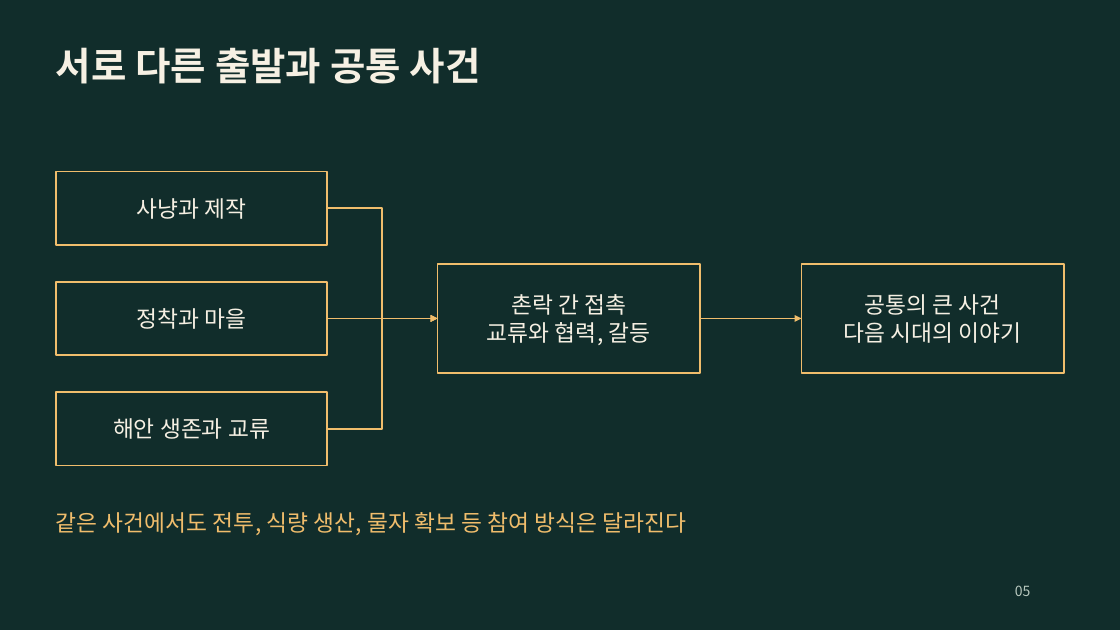
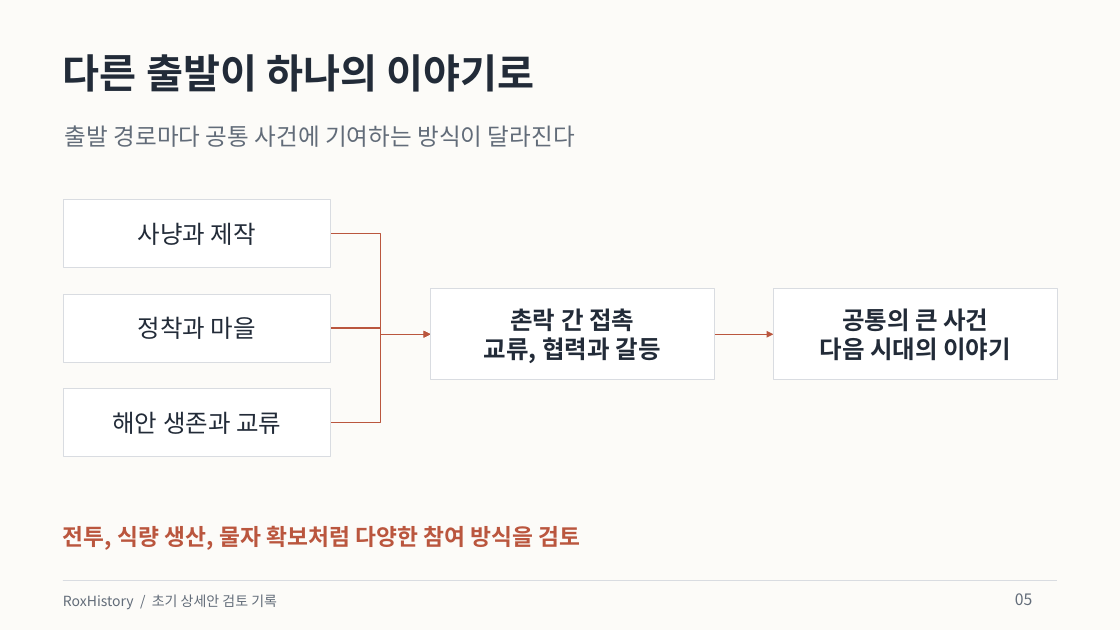
Before and after one commit to byungho-cho/roxhistory, a slide deck: slide 5 of presentations/RoxHistory_Overview_v0.1.pptx. Drawn at 1120x630 pixels with LibreOffice and Linux fonts; fonts in the diff are those of the drawing. Boxes give left, top, right and bottom in pixels: in the first picture for what was removed or moved away, otherwise in the second. Text is boxed around its words. In the diff, an @@ line names an element or a change of style, - is before the commit and + after.

Commit message:
design: refresh presentations with a light editorial style and concise copy

```diff
--- a/presentations/RoxHistory_Overview_v0.1.pptx
+++ b/presentations/RoxHistory_Overview_v0.1.pptx
@@ background #112D2B to #FCFBF8 @@
@@ text at bbox=[63, 54, 534, 92]: text changed; size 33 to 34.5 pt; text colour #F6F0E3 to #222B38 @@
-서로 다른 출발과 공통 사건
+다른 출발이 하나의 이야기로
@@ text added at bbox=[65, 125, 575, 147], 20.2 pt, text #626C79 @@
+출발 경로마다 공통 사건에 기여하는 방식이 달라진다
@@ size 19.5 to 21 pt, text colour #F6F0E3 to #222B38; fill #112D2B to #FFFFFF; outline #F0BD6C 1.5 pt to #D9DCE1 0.75 pt in 3 elements at bbox=[63, 388, 331, 456], bbox=[63, 294, 331, 362], bbox=[63, 200, 331, 268] @@
@@ rectangle "사냥과 제작": place and size @@
-rectangle "사냥과 제작" at bbox=[56, 171, 328, 245]
+rectangle "사냥과 제작" at bbox=[63, 200, 331, 268]
@@ elbow arrow moved from (328, 208) - (438, 318) to (331, 234) - (430, 334) @@
@@ elbow arrow (331, 234) - (430, 334): stroke #F0BD6C 1.5 pt to #BA563E 1.13 pt @@
@@ rectangle "정착과 마을": place and size @@
-rectangle "정착과 마을" at bbox=[56, 281, 328, 355]
+rectangle "정착과 마을" at bbox=[63, 294, 331, 362]
@@ rectangle "촌락 간 접촉": place and size @@
-rectangle "촌락 간 접촉" at bbox=[438, 265, 700, 373]
+rectangle "촌락 간 접촉" at bbox=[430, 289, 714, 380]
@@ rectangle "촌락 간 접촉" at bbox=[430, 289, 714, 380]: fill #112D2B to #FFFFFF; outline #F0BD6C 1.5 pt to #D9DCE1 0.75 pt @@
@@ rectangle "공통의 큰 사건": place and size @@
-rectangle "공통의 큰 사건" at bbox=[802, 265, 1064, 373]
+rectangle "공통의 큰 사건" at bbox=[774, 289, 1058, 380]
@@ rectangle "공통의 큰 사건" at bbox=[774, 289, 1058, 380]: size 19.5 to 21 pt, text colour #F6F0E3 to #222B38, bold on; fill #112D2B to #FFFFFF; outline #F0BD6C 1.5 pt to #D9DCE1 0.75 pt @@
@@ arrow removed from (328, 318) to (438, 318) @@
@@ elbow arrow added from (331, 329) to (430, 334), #BA563E 1.13 pt @@
@@ text in rectangle at bbox=[510, 308, 634, 331]: size 19.5 to 21 pt, text colour #F6F0E3 to #222B38, bold on in "촌락 간 접촉" @@
@@ elbow arrow moved from (328, 429) - (438, 318) to (331, 423) - (430, 334) @@
@@ elbow arrow (331, 423) - (430, 334): stroke #F0BD6C 1.5 pt to #BA563E 1.13 pt @@
@@ text in rectangle at bbox=[484, 337, 661, 363]: text changed; size 19.5 to 21 pt; text colour #F6F0E3 to #222B38; bold on @@
-교류와 협력, 갈등
+교류, 협력과 갈등
@@ arrow moved from (700, 318) - (802, 318) to (714, 334) - (774, 334) @@
@@ arrow (714, 334) - (774, 334): stroke #F0BD6C 1.5 pt to #BA563E 1.13 pt @@
@@ rectangle "해안 생존과 교류": place and size @@
-rectangle "해안 생존과 교류" at bbox=[56, 392, 328, 466]
+rectangle "해안 생존과 교류" at bbox=[63, 388, 331, 456]
@@ text at bbox=[63, 525, 581, 550]: text changed; text colour #F0BD6C to #BA563E; bold on @@
-같은 사건에서도 전투, 식량 생산, 물자 확보 등 참여 방식은 달라진다
+전투, 식량 생산, 물자 확보처럼 다양한 참여 방식을 검토
@@ rectangle added at bbox=[63, 581, 1057, 581], fill #D9DCE1 @@
@@ text added at bbox=[63, 594, 277, 609], 12 pt, text #626C79 @@
+RoxHistory / 초기 상세안 검토 기록
@@ text "05": place and size @@
-text "05" at bbox=[1015, 585, 1031, 596]
+text "05" at bbox=[1015, 593, 1032, 605]
@@ text "05" at bbox=[1015, 593, 1032, 605]: size 12 to 13.5 pt, text colour #B9C9BF to #626C79 @@
```
Also in this commit, not shown: 7 other slides changed, 2 slides added, 2 slides removed, 8 other files.
